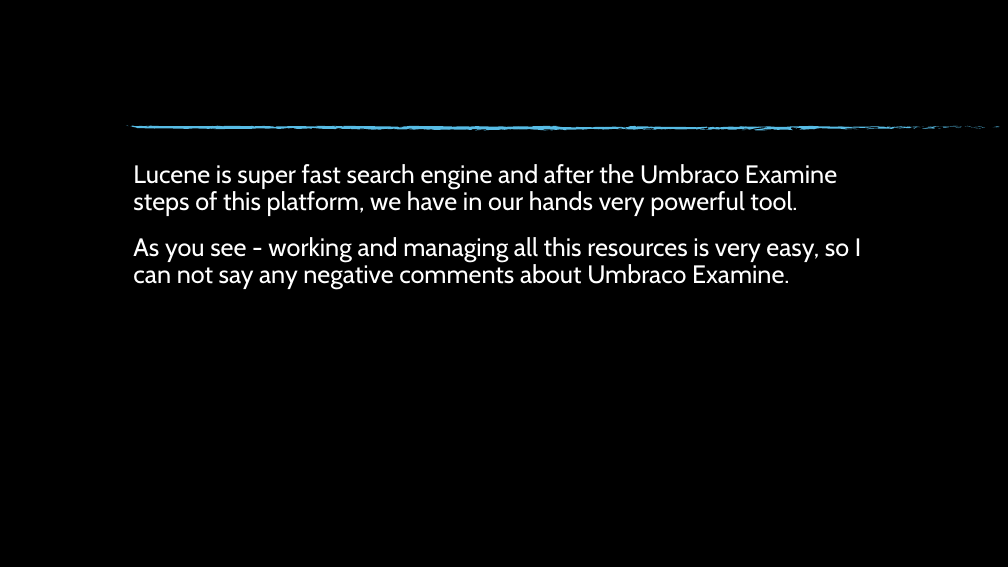
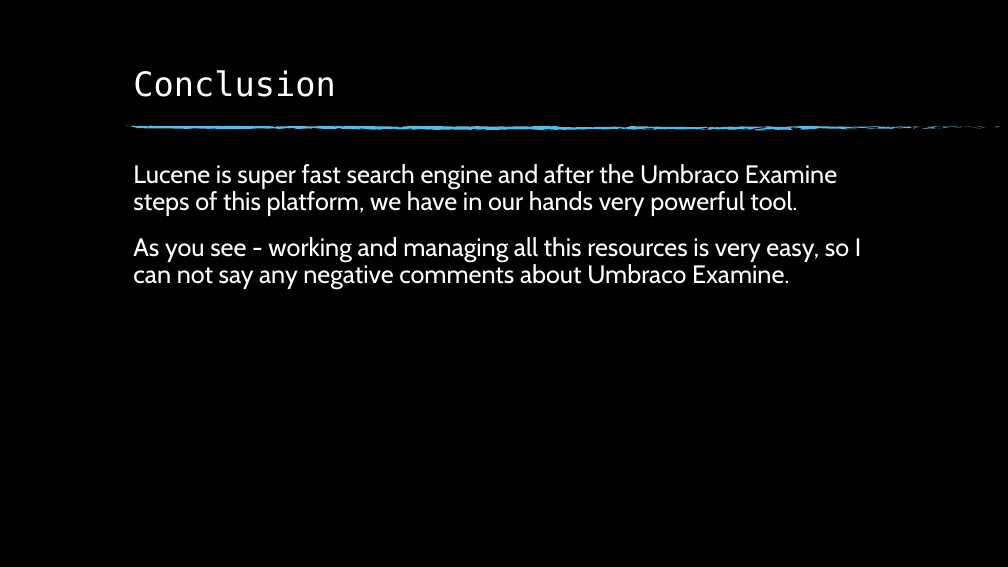
Before and after one commit to Svetlin-Slavchev/WorkingWithUmbraco, a slide deck: slide 30 of Umbraco Examine Search.pptx (slide 27 before the commit). Drawn at 1008x567 pixels with LibreOffice and Linux fonts; fonts in the diff are those of the drawing; background and template pictures are left out. Boxes give left, top, right and bottom in pixels: in the first picture for what was removed or moved away, otherwise in the second. Text is boxed around its words. In the diff, an @@ line names an element or a change of style, - is before the commit and + after.

```diff
--- a/Umbraco Examine Search.pptx
+++ b/Umbraco Examine Search.pptx
@@ title added at [133, 70, 335, 97], 32 pt, text #FFFFFF @@
+Conclusion
```
Also in this commit, not shown: 7 other slides changed, 4 slides added, 1 slide removed, 1 other file.
